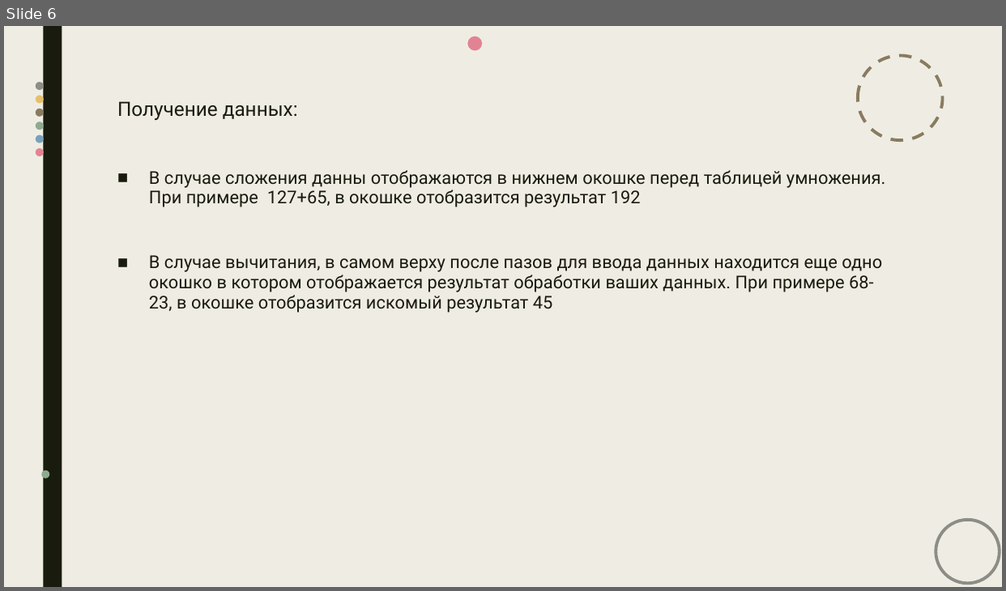
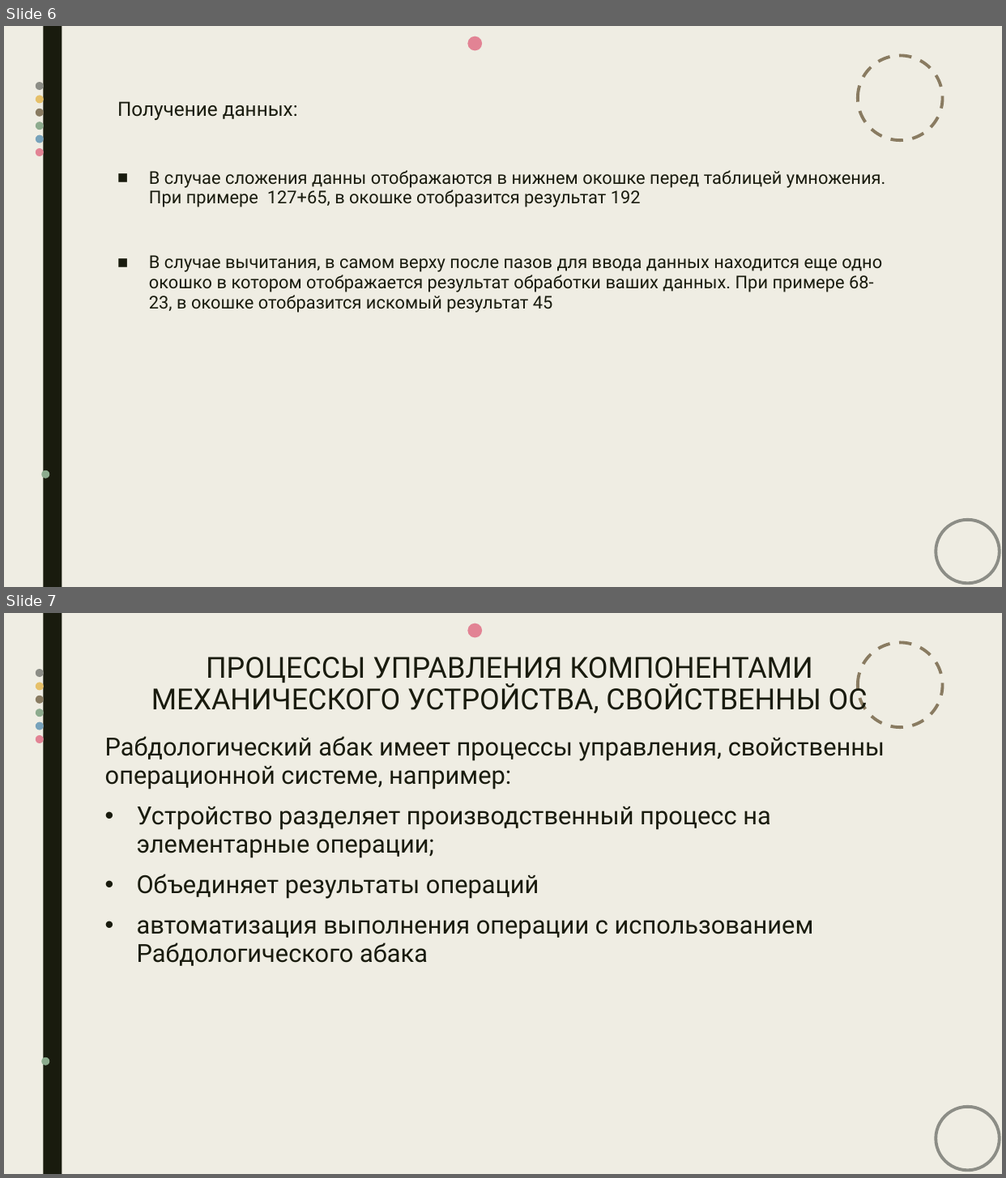
Before and after one commit to blissnyashki/Operating-System.-Laboratory-Work-, a slide deck: Презентация1.pptx. Shown one above the other, each under a label of ours: slide 6 before the commit, slides 6 and 7 after it. The pictures are 1006x591 and 1006x1178 pixels, drawn with LibreOffice and Linux fonts; fonts in the diff are those of the drawing. Boxes give left, top, right and bottom in pixels: in the first picture for what was removed or moved away, otherwise in the second. Text is boxed around its words. In the diff, an @@ line names an element or a change of style, - is before the commit and + after.

```diff
--- a/Презентация1.pptx
+++ b/Презентация1.pptx
@@ slide 7 added at box(4, 613, 1002, 1174), background #EFEDE3; not listed: 11 template elements that a slide beside it also shows @@
@@ title added at box(151, 657, 867, 713), 28 pt, text #191B0E @@
+ПРОЦЕССЫ УПРАВЛЕНИЯ КОМПОНЕНТАМИ МЕХАНИЧЕСКОГО УСТРОЙСТВА, СВОЙСТВЕННЫ ОС
@@ text added at box(105, 736, 884, 966), 24 pt, text #191B0E @@
+Рабдологический абак имеет процессы управления, свойственны операционной системе, например:
+• Устройство разделяет производственный процесс на элементарные операции;
+• Объединяет результаты операций
+• автоматизация выполнения операции с использованием Рабдологического абака
```
Also in this commit, not shown: 1 slide changed, 1 other slide added.
